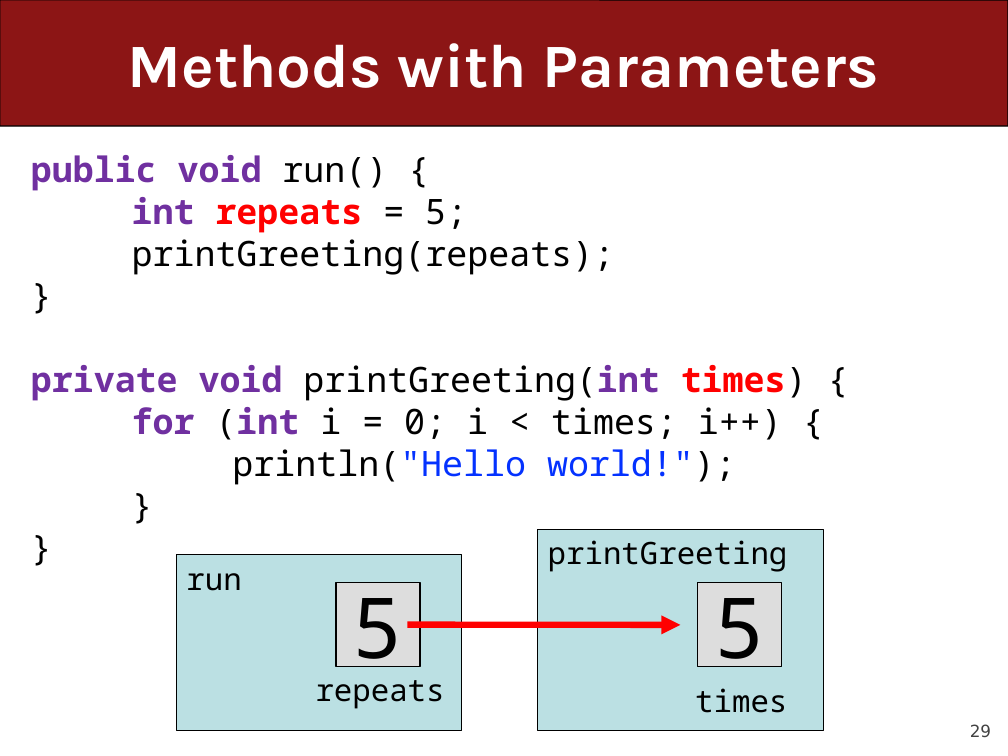
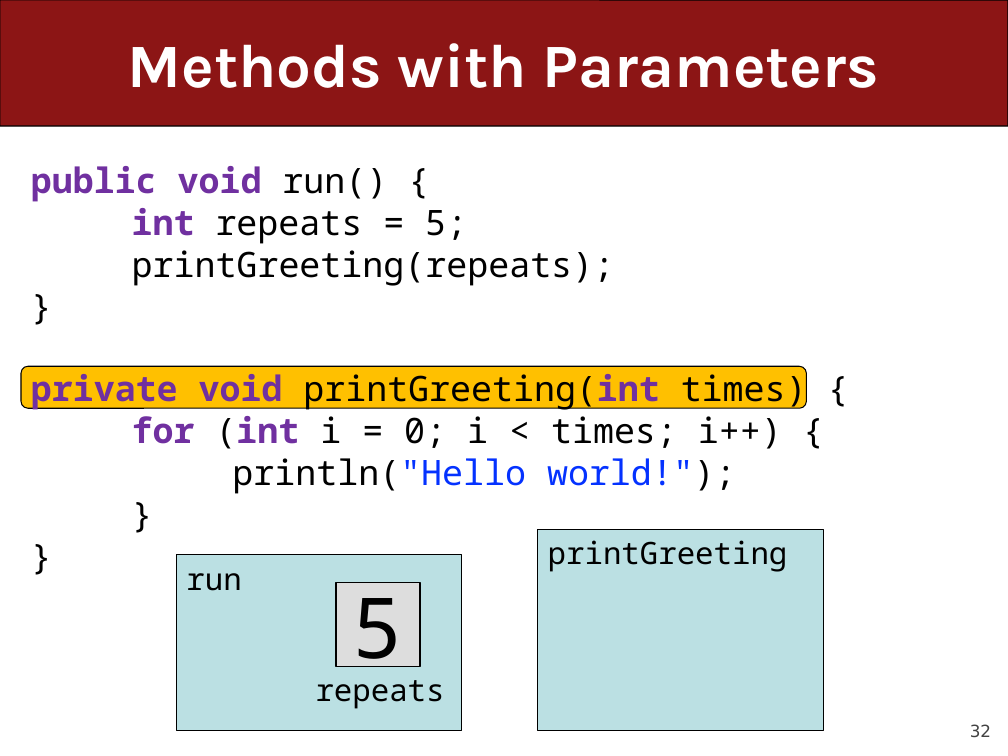
Before and after one commit to ckincaid17/cs106a-summer-2018, a slide deck: slide 32 of WWW/lectures/Lecture7/Lecture7.pptx (slide 29 before the commit). Drawn at 1008x756 pixels with LibreOffice and Linux fonts; fonts in the diff are those of the drawing. Boxes give left, top, right and bottom in pixels: in the first picture for what was removed or moved away, otherwise in the second. Text is boxed around its words. In the diff, an @@ line names an element or a change of style, - is before the commit and + after.

```diff
--- a/WWW/lectures/Lecture7/Lecture7.pptx
+++ b/WWW/lectures/Lecture7/Lecture7.pptx
@@ text at bbox=[31, 155, 615, 275]: paragraphs removed @@
-public void run() {
-int repeats = 5;
-printGreeting(repeats);
-}
@@ text added at bbox=[31, 166, 615, 286], 25 pt, text #000000 @@
+public void run() {
+int repeats = 5;
+printGreeting(repeats);
+}
@@ text "private void printGreeting(int times) {": place and size @@
-text "private void printGreeting(int times) {" at bbox=[31, 155, 807, 485]
+text "private void printGreeting(int times) {" at bbox=[31, 368, 807, 494]
@@ rounded rectangle added at bbox=[21, 366, 806, 408], fill #FFC000, outline #000000 0.75 pt @@
@@ text at bbox=[31, 368, 807, 411]: text colour #FF0000 to #000000, bold off in "times)" @@
@@ rectangle removed at bbox=[698, 583, 781, 666] @@
-5
@@ arrow removed from (407, 625) to (680, 625) @@
@@ text in rectangle at bbox=[695, 688, 787, 713]: paragraph removed @@
-times
@@ page number at bbox=[970, 724, 991, 738]: text changed @@
-29
+32
```
Also in this commit, not shown: 24 other slides changed, 14 slides added, 8 slides removed, 3 other files.
